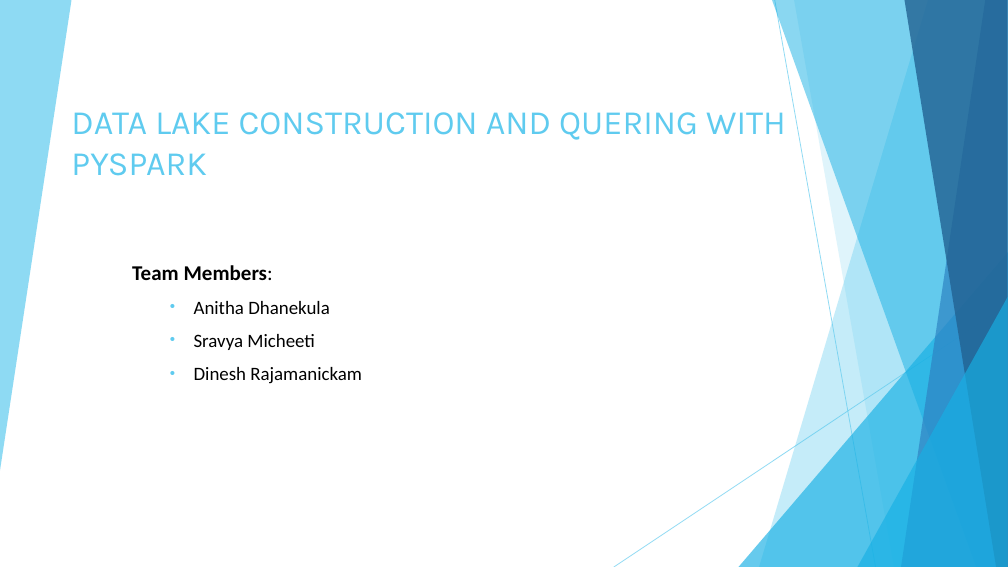
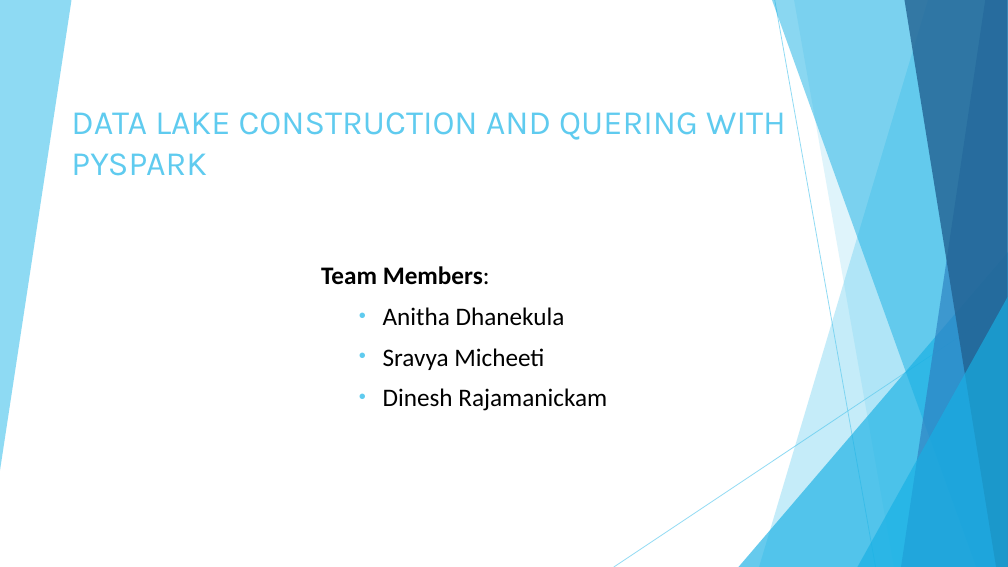
Before and after one commit to rdinesh808/Data_Lake_Construction_and_Querying_With_PySpark, a slide deck: slide 1 of Data_Lake_Construction_and_Querying_With_PySpark.pptx. Drawn at 1008x567 pixels with LibreOffice and Linux fonts; fonts in the diff are those of the drawing. Boxes give left, top, right and bottom in pixels: in the first picture for what was removed or moved away, otherwise in the second. Text is boxed around its words. In the diff, an @@ line names an element or a change of style, - is before the commit and + after.

```diff
--- a/Data_Lake_Construction_and_Querying_With_PySpark.pptx
+++ b/Data_Lake_Construction_and_Querying_With_PySpark.pptx
@@ subtitle "Team Members:" at (x1=321, y1=266, x2=607, y2=411): size 20 to 24 pt in "Team Members:"; size 18 to 24 pt in "Anitha Dhanekula", "Sravya Micheeti", "Dinesh Rajamanickam"; list level 1 to 6 in "Team Members:"; list level 2 to 7 in "Anitha Dhanekula"; list level 2 to 7 in "Sravya Micheeti"; list level 2 to 7 in "Dinesh Rajamanickam" @@
```
Also in this commit, not shown: 5 other slides changed, 1 other file.
